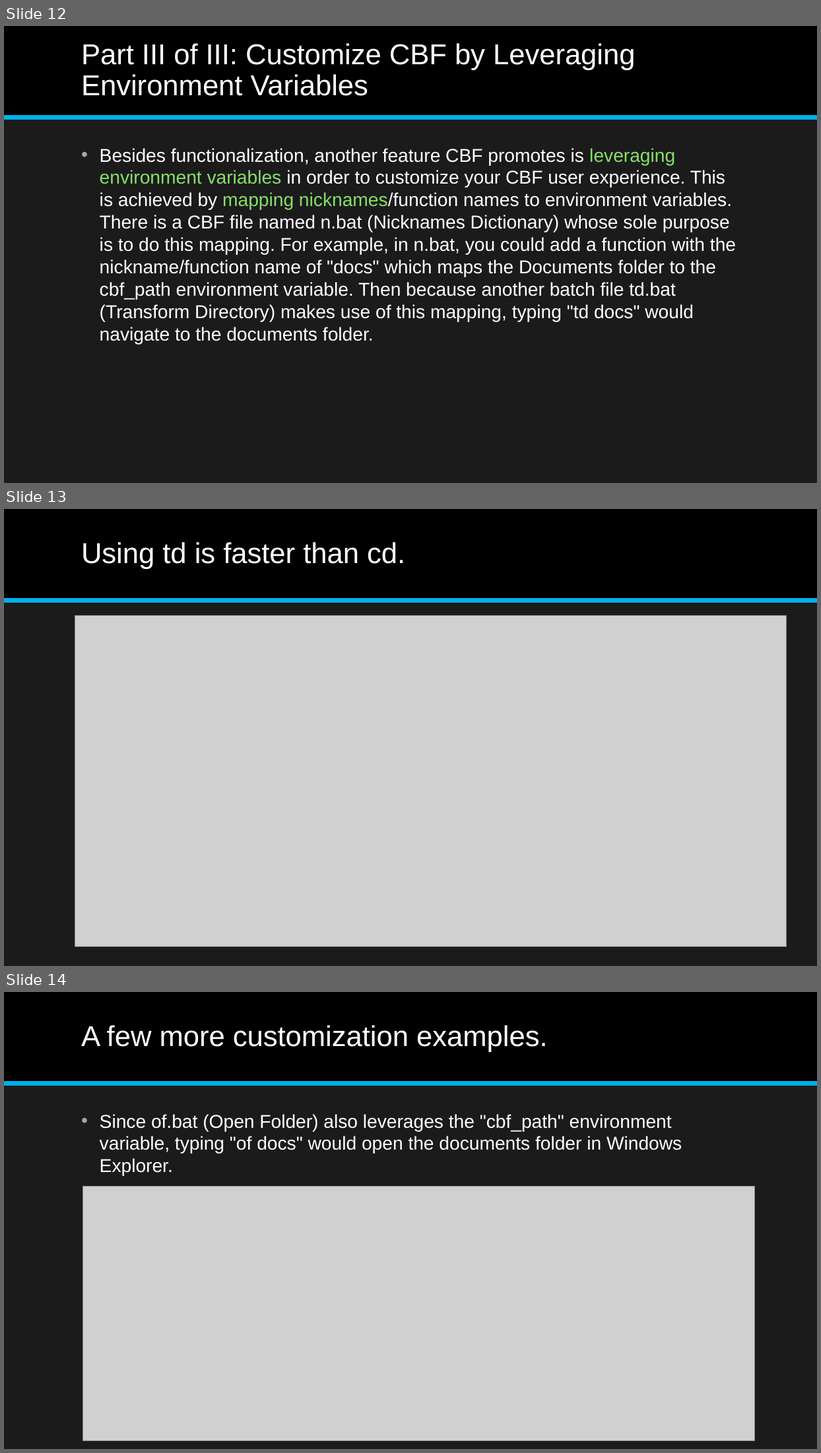
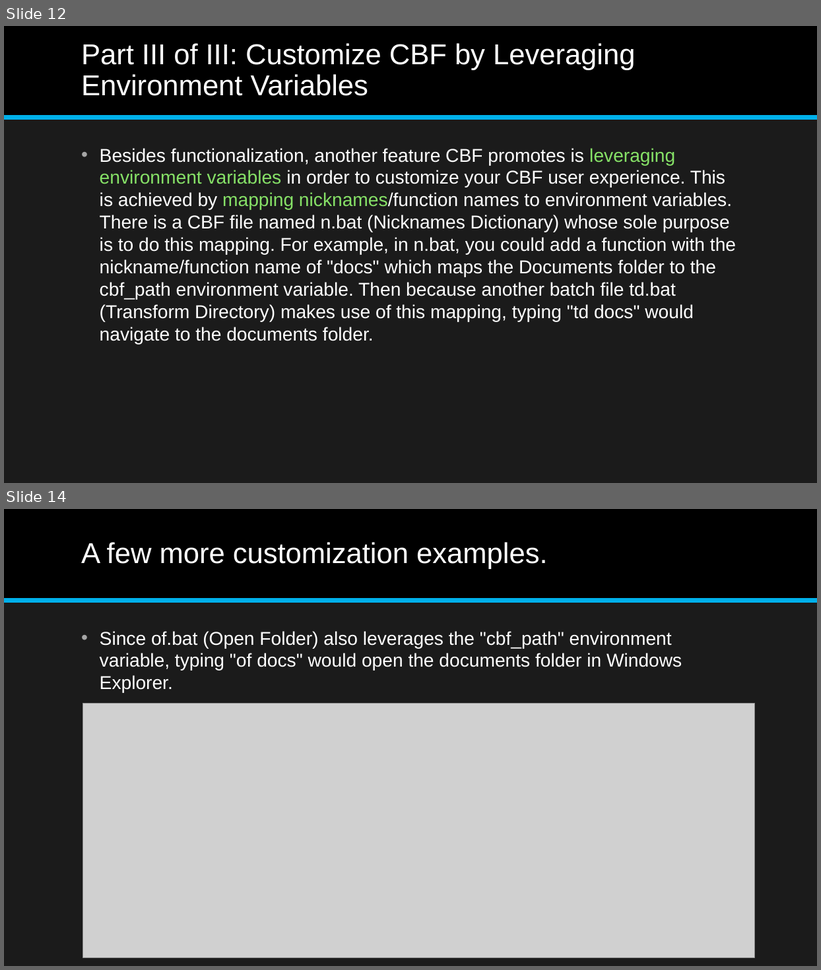
Before and after one commit to jonathan-r-jones/Composable-Batch-Files, a slide deck: Composable Batch File Helper.pptx. Shown one above the other, each under a label of ours: slides 12, 13 and 14 before the commit, slides 12 and 14 after it; the slides between them are not shown. The pictures are 821x1453 and 821x970 pixels, drawn with LibreOffice and Linux fonts; fonts in the diff are those of the drawing; grey boxes stand for pictures. Boxes give left, top, right and bottom in pixels: in the first picture for what was removed or moved away, otherwise in the second. Text is boxed around its words. In the diff, an @@ line names an element or a change of style, - is before the commit and + after.

```diff
--- a/Composable Batch File Helper.pptx
+++ b/Composable Batch File Helper.pptx
@@ slide 13 removed at (4,509,817,966), background #1B1B1B; not listed: 2 template elements that a slide beside it also shows @@
@@ title removed at (81,542,405,569) @@
-Using td is faster than cd.
@@ picture removed at (75,616,787,947) @@
```
Also in this commit, not shown: 5 slides changed, 1 slide added, 1 other file.
